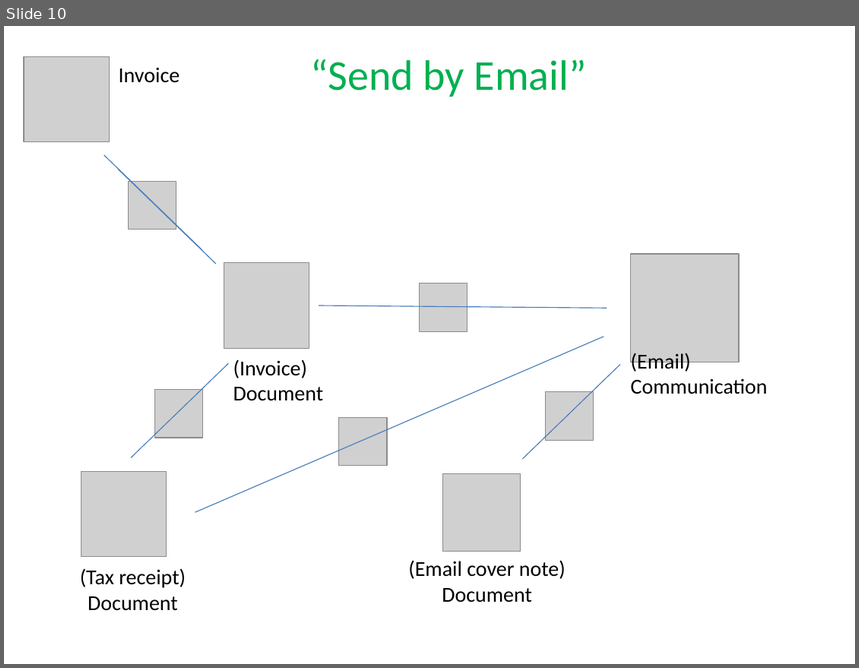
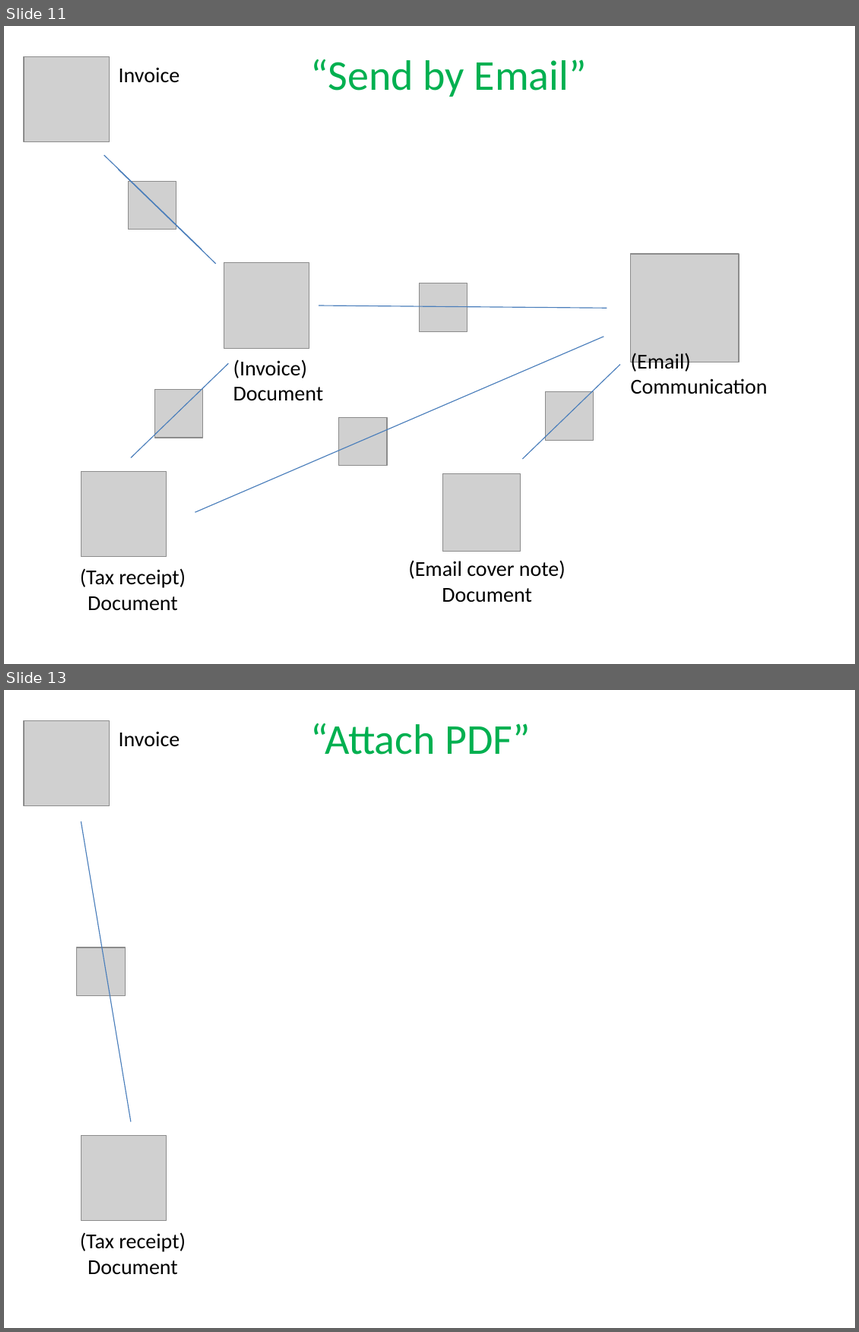
Before and after one commit to estatio/estatio, a slide deck: docs/docs-and-comms/attachments.pptx. Shown one above the other, each under a label of ours: slide 10 before the commit, slides 11 and 13 after it; the slides between them are not shown. The pictures are 859x668 and 859x1332 pixels, drawn with LibreOffice and Linux fonts; fonts in the diff are those of the drawing; grey boxes stand for pictures. Boxes give left, top, right and bottom in pixels: in the first picture for what was removed or moved away, otherwise in the second. Text is boxed around its words. In the diff, an @@ line names an element or a change of style, - is before the commit and + after.

Commit message:
EST-1146: updates to .pptx on attachments, for conversation

```diff
--- a/docs/docs-and-comms/attachments.pptx
+++ b/docs/docs-and-comms/attachments.pptx
@@ slide 13 added at <box>4,690,855,1328</box>, background #FFFFFF @@
@@ picture added at <box>24,720,109,806</box> @@
@@ text added at <box>119,731,180,747</box>, 18 pt, text #000000 @@
+Invoice
@@ text added at <box>310,723,531,755</box>, 36 pt, text #00B050 @@
+“Attach PDF”
@@ line added from (82, 822) to (131, 1122), #4B7EBC 0.75 pt @@
@@ picture added at <box>76,948,125,996</box> @@
@@ picture added at <box>82,1135,167,1220</box> @@
@@ text added at <box>80,1233,186,1275</box>, 18 pt, text #000000 @@
+(Tax receipt)
+Document
@@ what was slide 10 is now slide 11 @@
```
Also in this commit, not shown: 6 other slides added.
